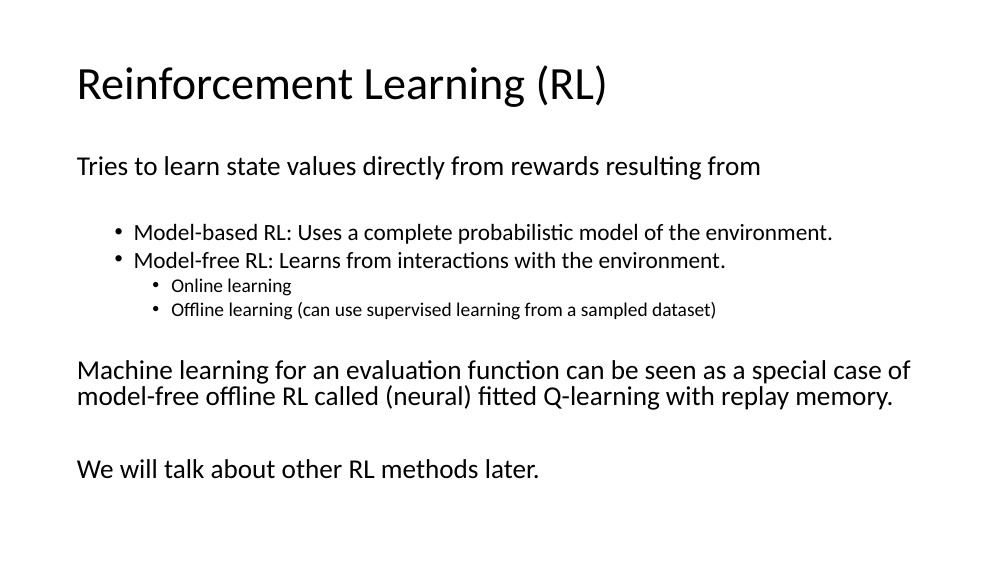
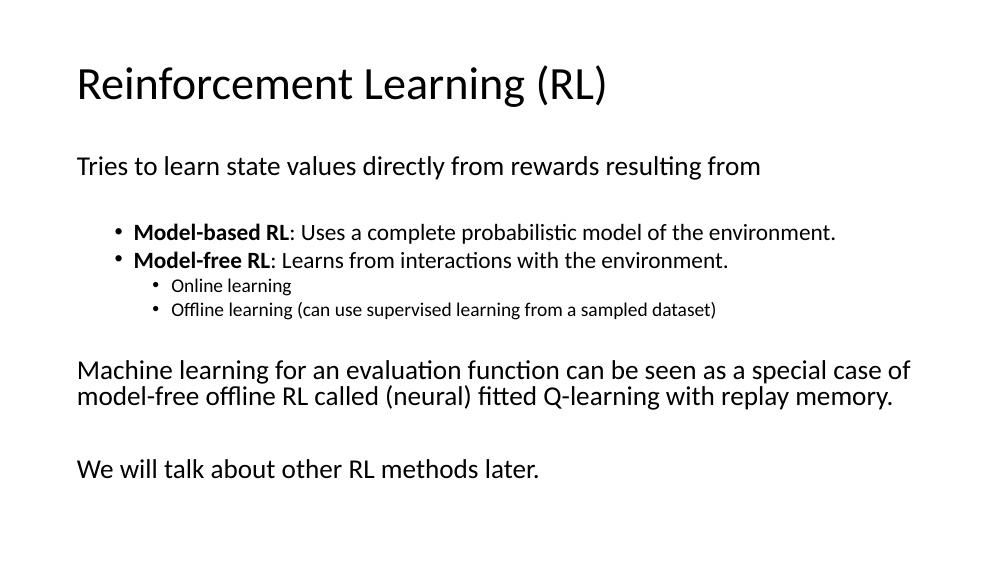
Before and after one commit to mhahsler/CS7320-AI, a slide deck: slide 13 of slides/19_ML_intro_discussion.pptx. Drawn at 1008x567 pixels with LibreOffice and Linux fonts; fonts in the diff are those of the drawing. Boxes give left, top, right and bottom in pixels: in the first picture for what was removed or moved away, otherwise in the second. Text is boxed around its words. In the diff, an @@ line names an element or a change of style, - is before the commit and + after.

```diff
--- a/slides/19_ML_intro_discussion.pptx
+++ b/slides/19_ML_intro_discussion.pptx
@@ text at (134,223,836,268): bold on in "Model-based RL:", "Model-free RL:" @@
```
Also in this commit, not shown: 4 other slides changed, 4 other files.
